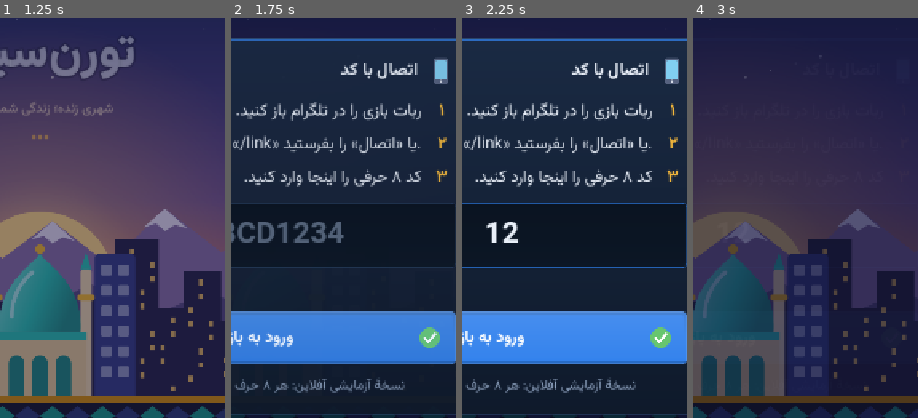
Above: before the commit, frames 1-4 (left to right).
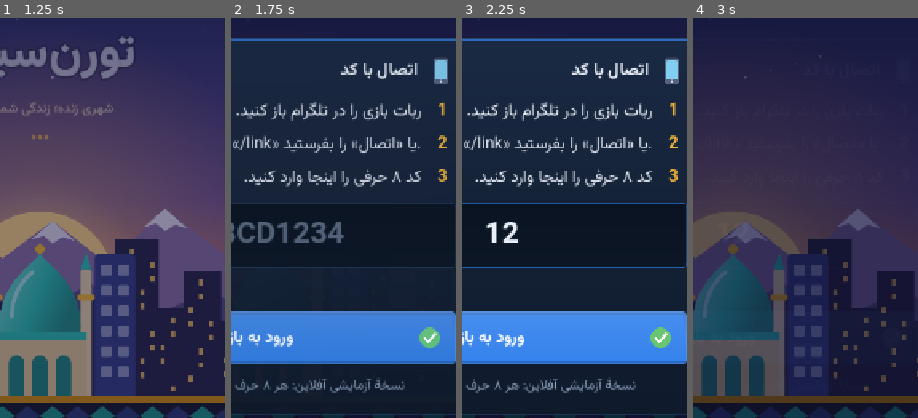
Above: after the commit, the same moments.

Repository: mrjvadi/torncity-client
Game: Godot game, scene res://src/scenes/main.tscn
Two runs of this game, one before a commit and one after it. Both use one fixed random seed, a clock stepped at 60 frames per second and the inputs below.
Inputs (mouse positions are % of the whole screen's width and height, from its top left):
- Up to frame 1 (1.25 s): move the mouse to (72, 45) at 0.52 s; click (72, 45) at 0.67 s
- Up to frame 2 (1.75 s): click "فارسی" at 1.25 s
- Up to frame 3 (2.25 s): click (50, 64) at 2.02 s; type "12" at 2.1 s
- Up to frame 4 (3 s): click "English" at 2.75 s
The pictures show only the part of the screen within x 41-91%, y 37-87%; the shares and areas given below are measured in that part.

Frame 1 is identical in both runs. In frame 2, 0.2% of the frame differs, in the area x 90-97%, y 21-41%; in frame 3, 0.3%; in frame 4, less than 0.1%.

Commit message:
Western digits everywhere (owner's rule), a real people icon for staff
Fmt.digits() no longer swaps in Persian digit glyphs: every language now
renders 0-9, in the UI and in the mock's Persian sample text. Added a
proper meeple-group glyph for action:staff so a company's headcount and
the staff action no longer borrow the social speech-bubble icon.

Diff:
--- a/art_src/cdn/library.json
+++ b/art_src/cdn/library.json
@@ -513,6 +513,10 @@
    "glyph": "chat-bubble",
    "tint": "blue"
   },
+  "action:staff": {
+   "glyph": "meeple-group",
+   "tint": "cyan"
+  },
   "action:gov": {
    "glyph": "gavel",
    "tint": "yellow"
@@ -624,6 +628,26 @@
   "action:confirm": {
    "glyph": "scales",
    "tint": "yellow"
+  },
+  "state:empty": {
+   "glyph": "cardboard-box",
+   "tint": "blue"
+  },
+  "state:error": {
+   "glyph": "broken-shield",
+   "tint": "red"
+  },
+  "state:offline": {
+   "glyph": "network-bars",
+   "tint": "orange"
+  },
+  "state:done": {
+   "glyph": "trophy",
+   "tint": "green"
+  },
+  "state:search": {
+   "glyph": "treasure-map",
+   "tint": "cyan"
   }
  },
  "models": {
@@ -1812,10 +1836,11 @@
   "fence": "city-kit-suburban/fence-3x3"
  },
  "extra_glyphs": [
+  "broken-shield",
   "cheerful",
-  "sun",
+  "network-bars",
   "person",
-  "broken-shield"
+  "sun"
  ],
  "credits": {
   "kenney": [
--- a/assets/core/library.json
+++ b/assets/core/library.json
@@ -513,6 +513,10 @@
    "glyph": "chat-bubble",
    "tint": "blue"
   },
+  "action:staff": {
+   "glyph": "meeple-group",
+   "tint": "cyan"
+  },
   "action:gov": {
    "glyph": "gavel",
    "tint": "yellow"
@@ -624,6 +628,26 @@
   "action:confirm": {
    "glyph": "scales",
    "tint": "yellow"
+  },
+  "state:empty": {
+   "glyph": "cardboard-box",
+   "tint": "blue"
+  },
+  "state:error": {
+   "glyph": "broken-shield",
+   "tint": "red"
+  },
+  "state:offline": {
+   "glyph": "network-bars",
+   "tint": "orange"
+  },
+  "state:done": {
+   "glyph": "trophy",
+   "tint": "green"
+  },
+  "state:search": {
+   "glyph": "treasure-map",
+   "tint": "cyan"
   }
  },
  "models": {
@@ -1812,10 +1836,11 @@
   "fence": "city-kit-suburban/fence-3x3"
  },
  "extra_glyphs": [
+  "broken-shield",
   "cheerful",
-  "sun",
+  "network-bars",
   "person",
-  "broken-shield"
+  "sun"
  ],
  "credits": {
   "kenney": [
--- a/src/core/fmt.gd
+++ b/src/core/fmt.gd
@@ -1,9 +1,11 @@
 class_name Fmt
 ## Number, money, duration and bidi formatting for the client shell.
 ##
-## Mirrors the server's locale rules (configs/locales/*.yml, `format:`): Persian
-## writes every number with Persian digits, «٬» between thousands and «٫» as
-## the decimal mark; English uses 0-9 and ",". Pure functions: unit-tested in
+## Mirrors the server's locale rules (configs/locales/*.yml, `format:`) for
+## grouping and words: Persian writes «٬» between thousands and «٫» as the
+## decimal mark; English uses ",". Digits themselves are ALWAYS Western
+## (0-9) in both languages, per the owner's rule — Persian text still gets
+## Persian digit *glyphs* nowhere. Pure functions: unit-tested in
 ## tests/test_fmt.gd.
 
 const FA_DIGITS := "۰۱۲۳۴۵۶۷۸۹"
@@ -23,18 +25,12 @@
 	return lang == "fa" or lang == "ar"
 
 
-## Latin digits -> the language's digits (leaves everything else alone).
-static func digits(s: String, lang: String) -> String:
-	if lang != "fa":
-		return s
-	var out := ""
-	for ch in s:
-		var c := ch.unicode_at(0)
-		if c >= 48 and c <= 57:
-			out += FA_DIGITS[c - 48]
-		else:
-			out += ch
-	return out
+## Digits stay Western (0-9) in every language: the owner's rule is that no
+## digit glyph is ever localised, even in Persian text. Kept as a pass-through
+## (rather than removing call sites) so a future per-language override stays
+## a one-line change here.
+static func digits(s: String, _lang: String) -> String:
+	return s
 
 
 ## Any Persian/Arabic-Indic digits back to Latin (for parsing what a player typed).
--- a/src/mock/fixtures.json
+++ b/src/mock/fixtures.json
@@ -440,7 +440,7 @@
  "announcements": {
   "fa": [
    "📣 شهردار فنویک اسپن مالیات بازار را برای یک روز نصف کرد.",
-   "🚆 قطار ویژهٔ برنهاون امشب ساعت ۲۱:۰۰ حرکت می‌کند.",
+   "🚆 قطار ویژهٔ برنهاون امشب ساعت 21:00 حرکت می‌کند.",
    "🏛 انتخابات شورای شهر فردا آغاز می‌شود."
   ],
   "en": [
--- a/src/mock/mock_server.gd
+++ b/src/mock/mock_server.gd
@@ -245,7 +245,7 @@
 		st["place"] = "city_centre"
 		st["travel"] = null
 		st["xp"] += 120
-		push_notice("travel_arrived", L("📍 به %s رسیدید.\n⭐ ۱۲۰ امتیاز تجربه گرفتید." % city_name(tr["to"]), "📍 You arrived in %s.\n⭐ You earned 120 XP." % city_name(tr["to"])),
+		push_notice("travel_arrived", L("📍 به %s رسیدید.\n⭐ 120 امتیاز تجربه گرفتید." % city_name(tr["to"]), "📍 You arrived in %s.\n⭐ You earned 120 XP." % city_name(tr["to"])),
 			{"city_code": st["city"], "city": city_name(st["city"])})
 	var sh = st["shift"]
 	if sh is Dictionary and t >= sh["ends"]:
@@ -543,7 +543,7 @@
 		acts.append(_act((L("📤 برداشت همه - %s", "📤 Withdraw all - %s") if d["all"] else L("📤 برداشت %s", "📤 Withdraw %s")) % money(d["amount"]), "bank.withdraw", {"amount": str(d["amount"]), "nonce": d["nonce"]}))
 	acts.append({"label": L("✏️ واریز مبلغ دلخواه", "✏️ Deposit another amount"), "command": "bank.deposit", "args": {}, "input": {"field": "amount", "text": L("چه مبلغی واریز شود؟", "How much to deposit?")}})
 	acts.append({"label": L("✏️ برداشت مبلغ دلخواه", "✏️ Withdraw another amount"), "command": "bank.withdraw", "args": {}, "input": {"field": "amount", "text": L("چه مبلغی برداشت شود؟", "How much to withdraw?")}})
-	var text := L("🏦 بانک %s\n💵 پول نقد: %s\n🏦 موجودی بانک: %s\nکارمزد برداشت: ٪۰٫۵", "🏦 Bank of %s\n💵 Cash: %s\n🏦 Bank: %s\nWithdrawal fee: 0.5%%") % [city_name(st["city"]), money(st["cash"]), money(st["bank"])]
+	var text := L("🏦 بانک %s\n💵 پول نقد: %s\n🏦 موجودی بانک: %s\nکارمزد برداشت: ٪0٫5", "🏦 Bank of %s\n💵 Cash: %s\n🏦 Bank: %s\nWithdrawal fee: 0.5%%") % [city_name(st["city"]), money(st["cash"]), money(st["bank"])]
 	return _resp("bank", text, v, acts, notice)
 
 
@@ -591,8 +591,8 @@
 		"shift_length_seconds": j["shift"], "workplace": named(j["workplace"], place_name(j["workplace"])),
 		"walk_to_work_seconds": 0 if at_work else int(place_row(j["workplace"])["walk"]),
 		"shift": {"remaining_seconds": maxi(0, int(sh["ends"] - now())), "ends_at": Time.get_datetime_string_from_unix_time(int(sh["ends"])) + "Z", "total_seconds": j["shift"]} if sh is Dictionary else null,
-		"next": {"title": L("سرپرست فروش", "Sales supervisor"), "pay": 2600}, "promotion_ready": false, "missing": [L("۳ شیفت دیگر", "3 more shifts")]}
-	var text := L("💼 %s در %s - %s برای هر شیفت\n📈 عملکرد: %s از ۱۰۰", "💼 %s at %s - %s per shift\n📈 Performance: %s of 100") % [v["job"]["title"], v["employer"], money(j["pay"]), num(j["performance"])]
+		"next": {"title": L("سرپرست فروش", "Sales supervisor"), "pay": 2600}, "promotion_ready": false, "missing": [L("3 شیفت دیگر", "3 more shifts")]}
+	var text := L("💼 %s در %s - %s برای هر شیفت\n📈 عملکرد: %s از 100", "💼 %s at %s - %s per shift\n📈 Performance: %s of 100") % [v["job"]["title"], v["employer"], money(j["pay"]), num(j["performance"])]
 	var acts := []
 	if not (sh is Dictionary):
 		acts.append(_act(L("🛠 شروع شیفت", "🛠 Start a shift") if at_work else L("🚶 رفتن به محل کار و شروع شیفت", "🚶 Walk to work and start"), "job.work"))
@@ -635,12 +635,12 @@
 			var nm: Dictionary = p["name"]
 			var t := str(p["ref"]["code"])
 			var tname := Content.name_of("company_type", t)
-			var text := L("🏢 %s\n%s · مالک: %s\n\n📈 تولید امروز: ۱۲۰ واحد\n👥 کارمندان: ۸" % [nm["fa"], tname, p["ref"]["owner"]],
+			var text := L("🏢 %s\n%s · مالک: %s\n\n📈 تولید امروز: 120 واحد\n👥 کارمندان: 8" % [nm["fa"], tname, p["ref"]["owner"]],
 				"🏢 %s\n%s · Owner: %s\n\n📈 Output today: 120 units\n👥 Staff: 8" % [nm["en"], tname, p["ref"]["owner"]])
 			return _resp("company", text, {"company": {"id": id, "type": t, "name": nm[st["lang"]], "owner": p["ref"]["owner"], "staff": 8}},
 				[_act(L("شروع تولید", "Start production"), "company.produce", {"id": id}, "primary", "action:production"),
 				_act(L("انبار", "Stock"), "company.stock", {"id": id}, "", "action:inventory"),
-				_act(L("کارمندان", "Staff"), "company.staff", {"id": id}, "", "action:social"),
+				_act(L("کارمندان", "Staff"), "company.staff", {"id": id}, "", "action:staff"),
 				_act(L("پژوهش", "Research"), "company.research", {"id": id}, "", "action:research"),
 				_act(L("فروش در بازار", "Sell on market"), "market.sell", {"company": id}, "", "action:market"),
 				_act(L("انحلال شرکت", "Close company"), "company.close", {"id": id}, "danger", "action:danger"),
@@ -728,13 +728,13 @@
 ## Any other command: a text card, the way the bot would answer it.
 func _generic(cmd: String) -> Dictionary:
 	var titles := {
-		"skills.list": ["🛠 مهارت‌ها\n• مدیریت - سطح ۳ - ٪۴۰ تا سطح بعد\n• رانندگی - سطح ۲ - ٪۷۵ تا سطح بعد\n• آشپزی - سطح ۱ - ٪۱۰ تا سطح بعد", "🛠 Skills\n• Management - level 3 - 40% to next level\n• Driving - level 2 - 75% to next level\n• Cooking - level 1 - 10% to next level"],
-		"social.friend.list": ["👥 دوستان\n• نیما - سطح ۹ - در فنویک اسپن\n• مریم - سطح ۵ - در برنهاون", "👥 Friends\n• Nima - level 9 - in Fenwick Span\n• Maryam - level 5 - in Brennhaven"],
+		"skills.list": ["🛠 مهارت‌ها\n• مدیریت - سطح 3 - ٪40 تا سطح بعد\n• رانندگی - سطح 2 - ٪75 تا سطح بعد\n• آشپزی - سطح 1 - ٪10 تا سطح بعد", "🛠 Skills\n• Management - level 3 - 40% to next level\n• Driving - level 2 - 75% to next level\n• Cooking - level 1 - 10% to next level"],
+		"social.friend.list": ["👥 دوستان\n• نیما - سطح 9 - در فنویک اسپن\n• مریم - سطح 5 - در برنهاون", "👥 Friends\n• Nima - level 9 - in Fenwick Span\n• Maryam - level 5 - in Brennhaven"],
 		"crime.hub": ["🕶 خلاف\nهر خلاف فقط در جای خودش شدنی است. خطر، پاداش و احتمال گیر افتادن را پیش از شروع ببینید.", "🕶 Crime\nEach crime can only be done at its own place. See the risk, the reward and the chance of arrest before you start."],
-		"education.list": ["🎓 آموزش\n📖 دورهٔ مدیریت پایه - ۳ ساعت - شهریه ۲٬۰۰۰ نیل\n📖 رانندگی حرفه‌ای - ۲ ساعت - شهریه ۱٬۲۰۰ نیل", "🎓 Education\n📖 Basic management - 3h - fee 2,000 Nil\n📖 Professional driving - 2h - fee 1,200 Nil"],
+		"education.list": ["🎓 آموزش\n📖 دورهٔ مدیریت پایه - 3 ساعت - شهریه 2٬000 نیل\n📖 رانندگی حرفه‌ای - 2 ساعت - شهریه 1٬200 نیل", "🎓 Education\n📖 Basic management - 3h - fee 2,000 Nil\n📖 Professional driving - 2h - fee 1,200 Nil"],
 		"company.list": ["🏢 شرکت‌ها\nهنوز شرکتی ندارید. با ثبت شرکت، کارمند استخدام کنید و کالا تولید کنید.", "🏢 Companies\nYou do not own a company yet. Register one to hire staff and make goods."],
-		"market.list": ["🏪 بازار معاملات\n• نان - ۱۲ نیل\n• فولاد - ۴۸۰ نیل\n• گوشی هوشمند - ۹٬۵۰۰ نیل", "🏪 Market\n• Bread - 12 Nil\n• Steel - 480 Nil\n• Smartphone - 9,500 Nil"],
-		"mission.board": ["📋 تابلوی مأموریت\n🎯 تحویل بسته به بازار - پاداش ۶۰۰ نیل\n🎯 گشت در پارک - پاداش ۳۰۰ نیل", "📋 Mission board\n🎯 Deliver a parcel to the bazaar - reward 600 Nil\n🎯 Patrol the park - reward 300 Nil"],
+		"market.list": ["🏪 بازار معاملات\n• نان - 12 نیل\n• فولاد - 480 نیل\n• گوشی هوشمند - 9٬500 نیل", "🏪 Market\n• Bread - 12 Nil\n• Steel - 480 Nil\n• Smartphone - 9,500 Nil"],
+		"mission.board": ["📋 تابلوی مأموریت\n🎯 تحویل بسته به بازار - پاداش 600 نیل\n🎯 گشت در پارک - پاداش 300 نیل", "📋 Mission board\n🎯 Deliver a parcel to the bazaar - reward 600 Nil\n🎯 Patrol the park - reward 300 Nil"],
 	}
 	var t = titles.get(cmd)
 	var text: String = (t[0] if st["lang"] == "fa" else t[1]) if t != null else L("ℹ️ این بخش را سرور زنده نشان می‌دهد. (حالت آزمایشی)", "ℹ️ The live server shows this screen. (mock mode)")
--- a/src/screens/companies.gd
+++ b/src/screens/companies.gd
@@ -82,7 +82,7 @@
 		bar.set_value(prog * 100.0, 100.0)
 	# stats
 	var stats := UI.hbox(10)
-	stats.add_child(_stat("action:social", I18n.num(int(c.get("staff", 0))), I18n.t("companies.staff")))
+	stats.add_child(_stat("action:staff", I18n.num(int(c.get("staff", 0))), I18n.t("companies.staff")))
 	stats.add_child(_stat("res:cash", I18n.money_short(int(c.get("cash", 0))), I18n.t("companies.cash")))
 	box.add_child(stats)
 	# the whole card opens the company (the server's row action)
--- a/tests/test_fmt.gd
+++ b/tests/test_fmt.gd
@@ -2,7 +2,8 @@
 
 
 func test_digits() -> void:
-	eq(Fmt.digits("2025 - 07:30", "fa"), "۲۰۲۵ - ۰۷:۳۰")
+	# Digits are always Western, even in Persian: the owner's rule.
+	eq(Fmt.digits("2025 - 07:30", "fa"), "2025 - 07:30")
 	eq(Fmt.digits("2025", "en"), "2025")
 
 
@@ -11,33 +12,33 @@
 	eq(Fmt.number(999, "en"), "999")
 	eq(Fmt.number(1000, "en"), "1,000")
 	eq(Fmt.number(1234567, "en"), "1,234,567")
-	eq(Fmt.number(1234567, "fa"), "۱٬۲۳۴٬۵۶۷")
+	eq(Fmt.number(1234567, "fa"), "1٬234٬567")
 	eq(Fmt.number(-5000, "en"), "−5,000")
 
 
 func test_money() -> void:
-	eq(Fmt.money(5000, "fa"), "۵٬۰۰۰ نیل")
+	eq(Fmt.money(5000, "fa"), "5٬000 نیل")
 	eq(Fmt.money(12450, "en"), "12,450 Nil")
 
 
 func test_money_short() -> void:
 	eq(Fmt.money_short(9999, "en"), "9,999")
 	eq(Fmt.money_short(12450, "en"), "12.5K")
-	eq(Fmt.money_short(86300, "fa"), "۸۶٫۳ هزار")
+	eq(Fmt.money_short(86300, "fa"), "86٫3 هزار")
 	eq(Fmt.money_short(2000000, "en"), "2M")
 
 
 func test_duration() -> void:
-	eq(Fmt.duration(8100, "fa"), "۲ ساعت و ۱۵ دقیقه")
+	eq(Fmt.duration(8100, "fa"), "2 ساعت و 15 دقیقه")
 	eq(Fmt.duration(7200, "en"), "2h")
 	eq(Fmt.duration(900, "en"), "15m")
-	eq(Fmt.duration(45, "fa"), "۴۵ ثانیه")
+	eq(Fmt.duration(45, "fa"), "45 ثانیه")
 	eq(Fmt.duration(-3, "en"), "0s")
 
 
 func test_of_and_fill() -> void:
-	eq(Fmt.of(72, 100, "fa"), "۷۲ از ۱۰۰")
-	eq(Fmt.fill("Level {level} - {name}", {"level": 12, "name": "Sara"}, "fa"), "Level ۱۲ - Sara")
+	eq(Fmt.of(72, 100, "fa"), "72 از 100")
+	eq(Fmt.fill("Level {level} - {name}", {"level": 12, "name": "Sara"}, "fa"), "Level 12 - Sara")
 
 
 func test_to_latin() -> void:
@@ -56,4 +57,4 @@
 	eq(I18n.t("nav.city"), "City")
 	eq(I18n.t("profile.level", {"level": 3}), "Level 3")
 	I18n.set_lang("fa", false)
-	eq(I18n.t("profile.level", {"level": 3}), "سطح ۳")
+	eq(I18n.t("profile.level", {"level": 3}), "سطح 3")
